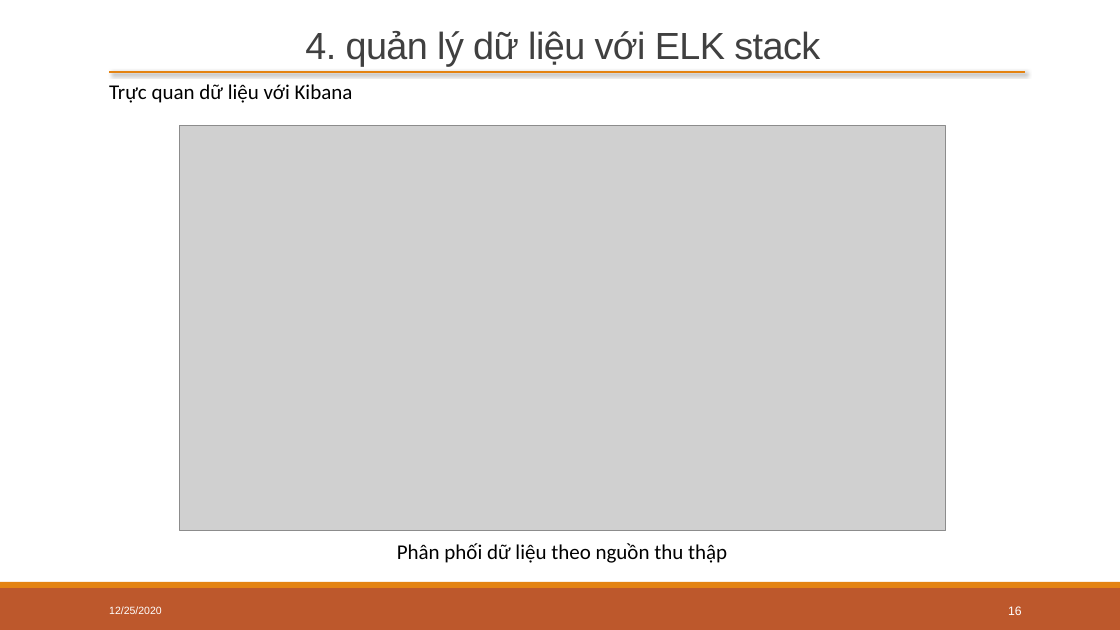
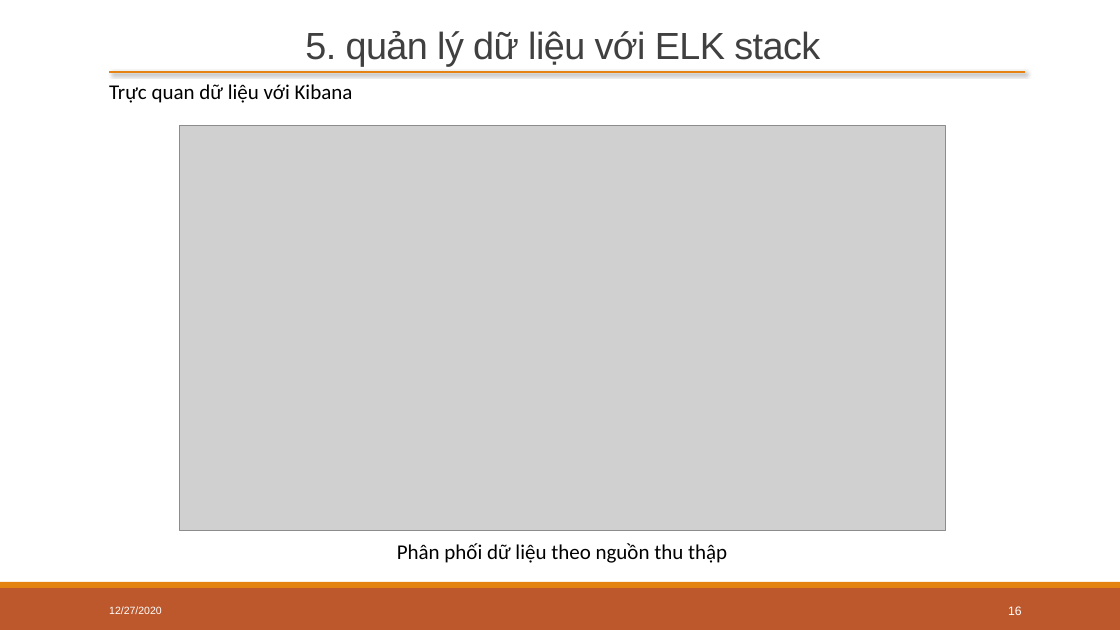
Before and after one commit to trongtuyen99/bigdata_20201, a slide deck: slide 16 of report/docs/Thu thập và xử lý bài báo.pptx. Drawn at 1120x630 pixels with LibreOffice and Linux fonts; fonts in the diff are those of the drawing; grey boxes stand for pictures. Boxes give left, top, right and bottom in pixels: in the first picture for what was removed or moved away, otherwise in the second. Text is boxed around its words. In the diff, an @@ line names an element or a change of style, - is before the commit and + after.

```diff
--- a/report/docs/Thu thập và xử lý bài báo.pptx
+++ b/report/docs/Thu thập và xử lý bài báo.pptx
@@ title at [305,31,820,66]: text changed @@
-4. quản lý dữ liệu với ELK stack
+5. quản lý dữ liệu với ELK stack
@@ text at [109,606,162,614]: text changed @@
-12/25/2020
+12/27/2020
```
Also in this commit, not shown: 18 other slides changed, 1 slide added, 2 other files.
